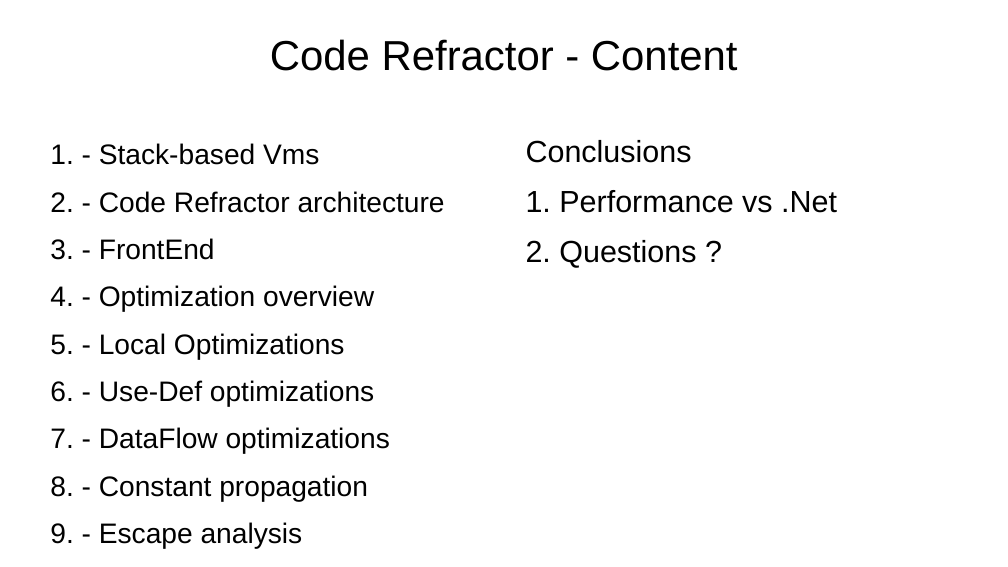
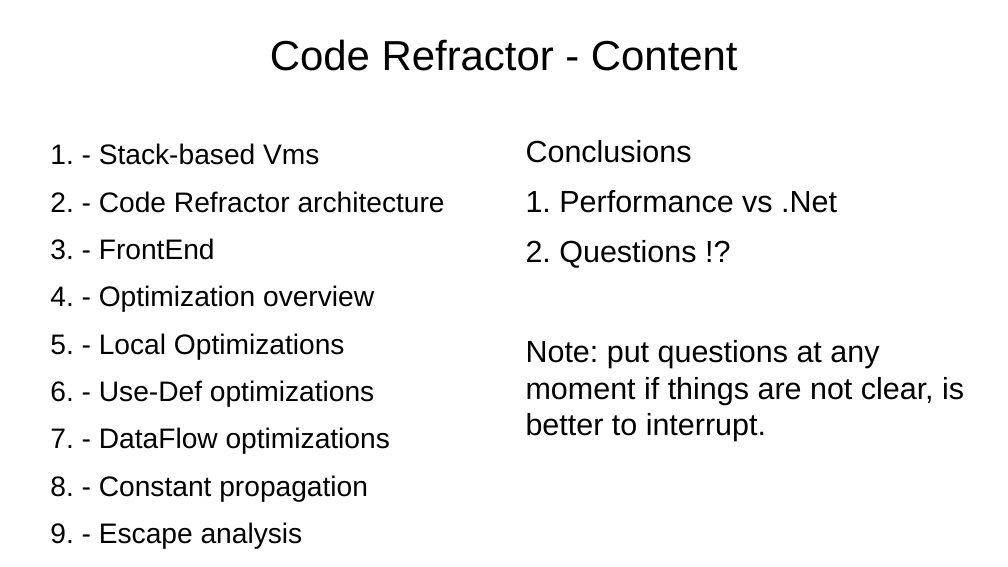
Before and after one commit to ciplogic/CodeRefractor, a slide deck: slide 2 of Documentation/Slides.odp. Drawn at 1008x567 pixels with LibreOffice and Linux fonts; fonts in the diff are those of the drawing; background and template pictures are left out. Boxes give left, top, right and bottom in pixels: in the first picture for what was removed or moved away, otherwise in the second. Text is boxed around its words. In the diff, an @@ line names an element or a change of style, - is before the commit and + after.

```diff
--- a/Documentation/Slides.odp
+++ b/Documentation/Slides.odp
@@ text at box(526, 240, 964, 441): text changed @@
-2. Questions ?
+2. Questions !?
+Note: put questions at any moment if things are not clear, is better to interrupt.
```
Also in this commit, not shown: 8 other slides changed, 3 slides added, 3 slides removed, 4 other files.
